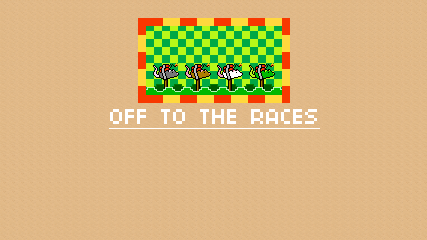
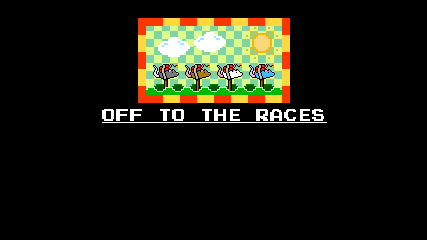
Layers edited between the first and the second (427, 240) image:
painted on "OFF TO THE RACES" over left=102, top=109, right=327, bottom=129
added layer "Layer 6 copy" in group "logo small" over left=194, top=32, right=226, bottom=52
added layer "Layer 6" in group "logo small" over left=158, top=37, right=190, bottom=57
added layer "cloudandsun" in group "logo small" over left=246, top=27, right=278, bottom=59
painted on "Rat-model" (1st of 4, in "logo small") over left=250, top=66, right=274, bottom=78
